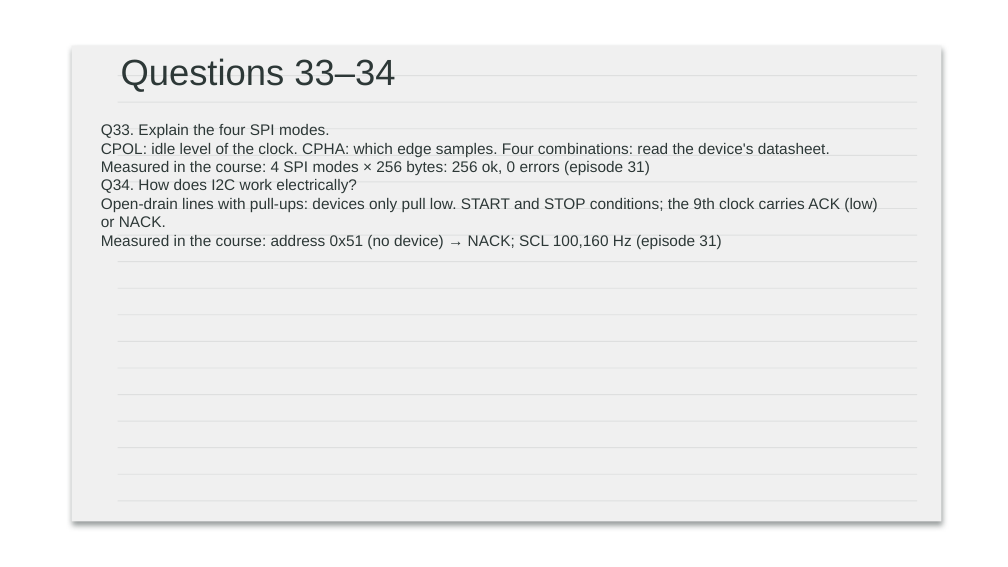
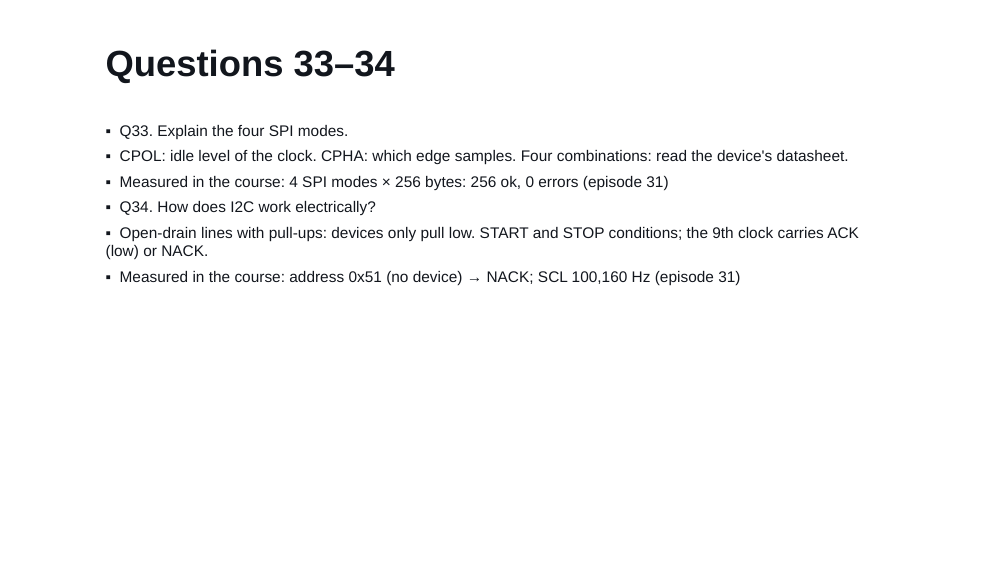
Before and after one commit to Silicon-Simplified/FPGA-Course, a slide deck: slide 23 of slides/ep43_interview_slides.pptx. Drawn at 1008x567 pixels with LibreOffice and Linux fonts; fonts in the diff are those of the drawing; background and template pictures are left out. Boxes give left, top, right and bottom in pixels: in the first picture for what was removed or moved away, otherwise in the second. Text is boxed around its words. In the diff, an @@ line names an element or a change of style, - is before the commit and + after.

```diff
--- a/slides/ep43_interview_slides.pptx
+++ b/slides/ep43_interview_slides.pptx
@@ text "Questions 33–34": place and size @@
-text "Questions 33–34" at (121,58,395,92)
+text "Questions 33–34" at (106,49,395,83)
@@ text "Questions 33–34" at (106,49,395,83): text colour #2D3837 to #12161D, bold on @@
@@ text at (106,125,859,285): text changed; text colour #2D3837 to #12161D @@
-Q33. Explain the four SPI modes.
-CPOL: idle level of the clock. CPHA: which edge samples. Four combinations: read the device's datasheet.
-Measured in the course: 4 SPI modes × 256 bytes: 256 ok, 0 errors (episode 31)
-Q34. How does I2C work electrically?
-Open-drain lines with pull-ups: devices only pull low. START and STOP conditions; the 9th clock carries ACK (low) or NACK.
-Measured in the course: address 0x51 (no device) → NACK; SCL 100,160 Hz (episode 31)
+▪ Q33. Explain the four SPI modes.
+▪ CPOL: idle level of the clock. CPHA: which edge samples. Four combinations: read the device's datasheet.
+▪ Measured in the course: 4 SPI modes × 256 bytes: 256 ok, 0 errors (episode 31)
+▪ Q34. How does I2C work electrically?
+▪ Open-drain lines with pull-ups: devices only pull low. START and STOP conditions; the 9th clock carries ACK (low) or NACK.
+▪ Measured in the course: address 0x51 (no device) → NACK; SCL 100,160 Hz (episode 31)
@@ group removed at (72,45,941,521): 17 rectangles, 1 rounded rectangle @@
```
Also in this commit, not shown: 31 other slides changed, 42 other files.
